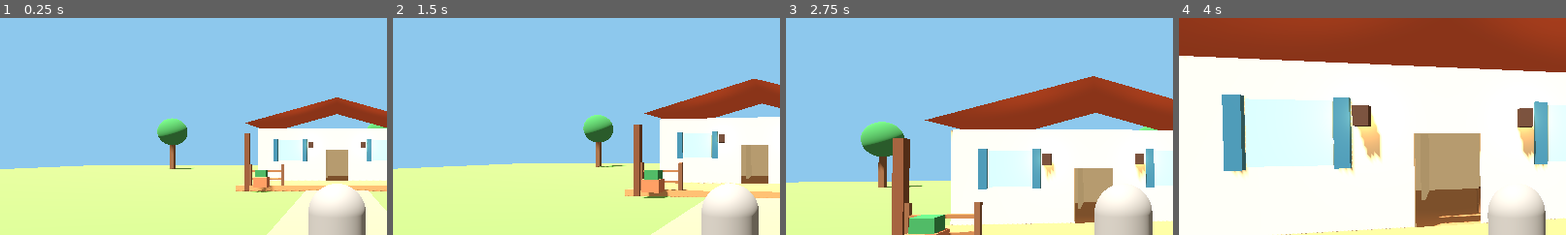
Above: before the commit, frames 1-4 (left to right).
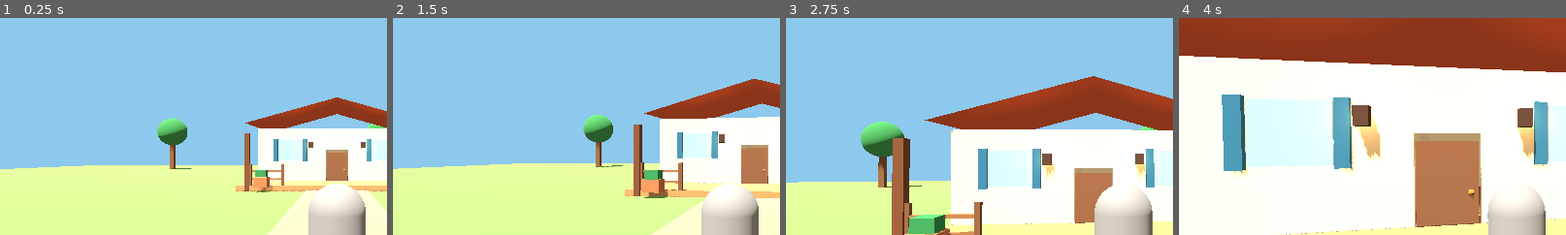
Above: after the commit, the same moments.

Repository: juniordev830/pixel-farm-seasons
Game: Godot game, scene res://main.tscn
Same seed, same stepped clock (60 frames per second), same inputs: the game is played once before the commit and once after it.
Inputs (mouse positions are % of the whole screen's width and height, from its top left):
- Up to frame 1 (0.25 s): no input
- Up to frame 2 (1.5 s): tap Enter (ui_accept) at 0.5, 0.77 s; move the mouse to (55, 50) at 0.52 s; hold Shift 0.53-1.28 s; hold Up (ui_up) from 0.53 s (still down); move the mouse to (45, 50) at 1.27 s; tap E at 1.35 s
- Up to frame 3 (2.75 s): keep holding Up (ui_up); tap Enter (ui_accept) at 1.52 s; move the mouse to (52, 48) at 2.02 s; hold Space from 2.03 s (still down)
- Up to frame 4 (4 s): keep holding Up (ui_up); move the mouse to (49, 52) at 2.77 s; release Space at 2.78 s; tap Shift at 2.85 s; tap Enter (ui_accept) at 3.02, 3.77 s; move the mouse to (57, 51) at 3.52 s; tap E at 3.6 s
The pictures show only the part of the screen within x 7-56%, y 18-68%; the shares and areas given below are measured in that part.

The runs differ from the first frame. In frame 1, 0.7% of the frame differs, in the area x 84-90%, y 62-75%; in frame 2, 1.1%; in frame 3, 1.6%; in frame 4, 6.4%, in the area x 60-79%, y 56-97%.
Error in both runs: Invalid access to property or key 'environment' on a base object of type 'null instance'. (res://day_night_controller.gd:46)

Commit message:
feat: place interactive door in farmhouse scene

Diff:
--- a/godot/main.tscn
+++ b/godot/main.tscn
@@ -12,6 +12,8 @@
 
 [ext_resource type="Script" path="res://farmhouse_interior.gd" id="9"]
 
+[ext_resource type="Script" path="res://interactive_front_door.gd" id="10"]
+
 [node name="Main" type="Node3D"]
 
 [node name="Environment" type="Node3D" parent="."]
@@ -22,6 +24,9 @@
 
 [node name="FarmhouseDetails" type="Node3D" parent="."]
 script = ExtResource("7")
+
+[node name="FrontDoor" type="StaticBody3D" parent="."]
+script = ExtResource("10")
 
 [node name="FarmhouseInterior" type="Node3D" parent="."]
 script = ExtResource("9")
Not shown: 1 places in godot/main.tscn that only renumber resources
